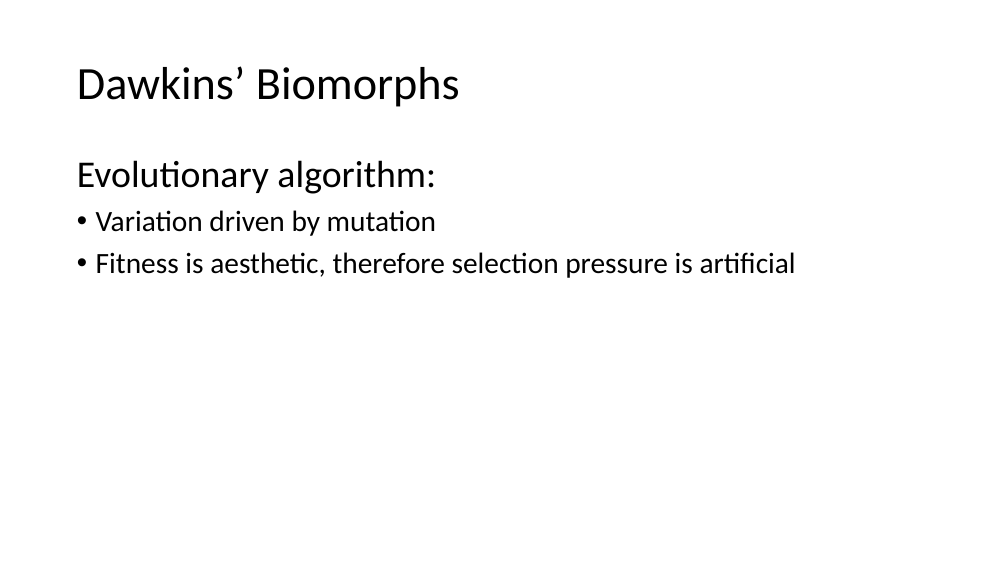
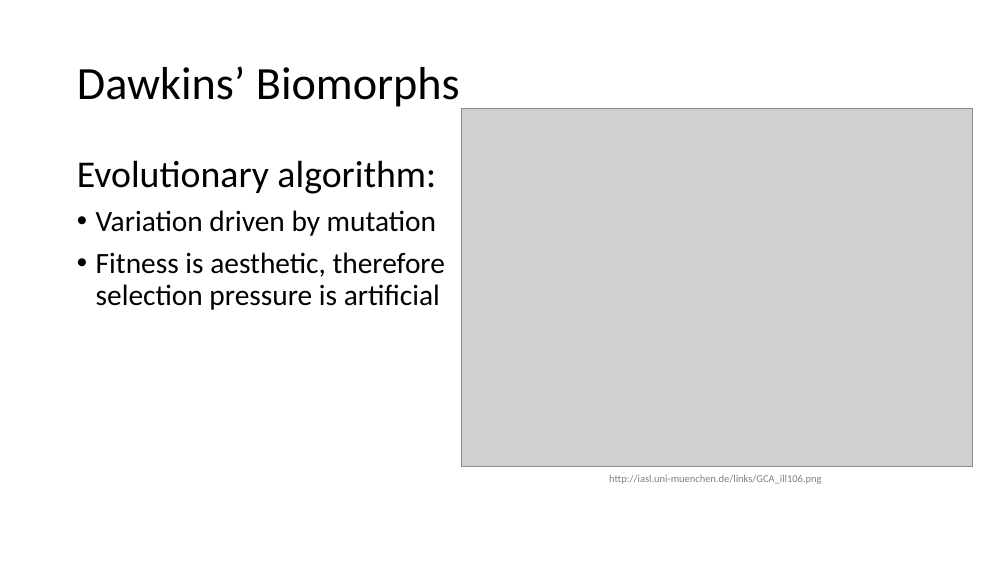
Before and after one commit to BenChurch/Fall2016, a slide deck: slide 20 of CISC879/ChapterPresentation/LectureSlidesCh8.pptx. Drawn at 1008x567 pixels with LibreOffice and Linux fonts; fonts in the diff are those of the drawing; grey boxes stand for pictures. Boxes give left, top, right and bottom in pixels: in the first picture for what was removed or moved away, otherwise in the second. Text is boxed around its words. In the diff, an @@ line names an element or a change of style, - is before the commit and + after.

```diff
--- a/CISC879/ChapterPresentation/LectureSlidesCh8.pptx
+++ b/CISC879/ChapterPresentation/LectureSlidesCh8.pptx
@@ picture added at (461, 109, 972, 467) @@
@@ text "Evolutionary algorithm:" rewrapped from (77, 160, 796, 278) to (77, 160, 445, 310) @@
@@ text added at (609, 475, 821, 484), 10 pt, text #808080 @@
+http://iasl.uni-muenchen.de/links/GCA_ill106.png
```
Also in this commit, not shown: 4 other slides changed, 7 slides added, 8 other files.
